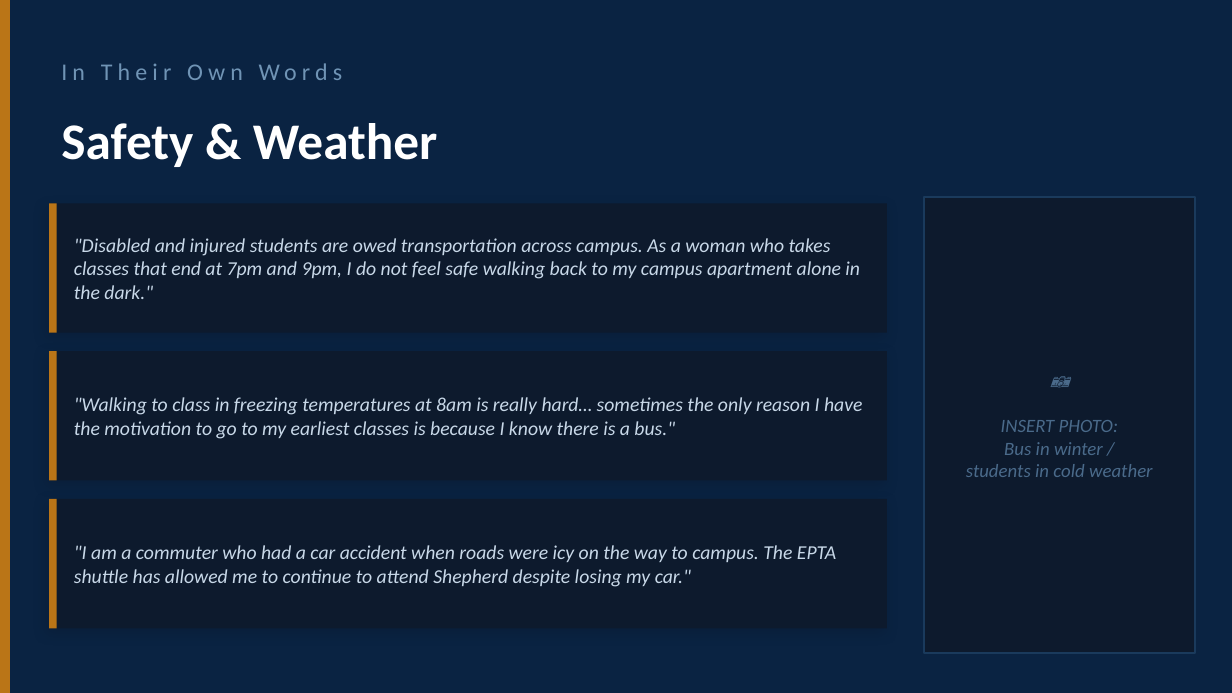
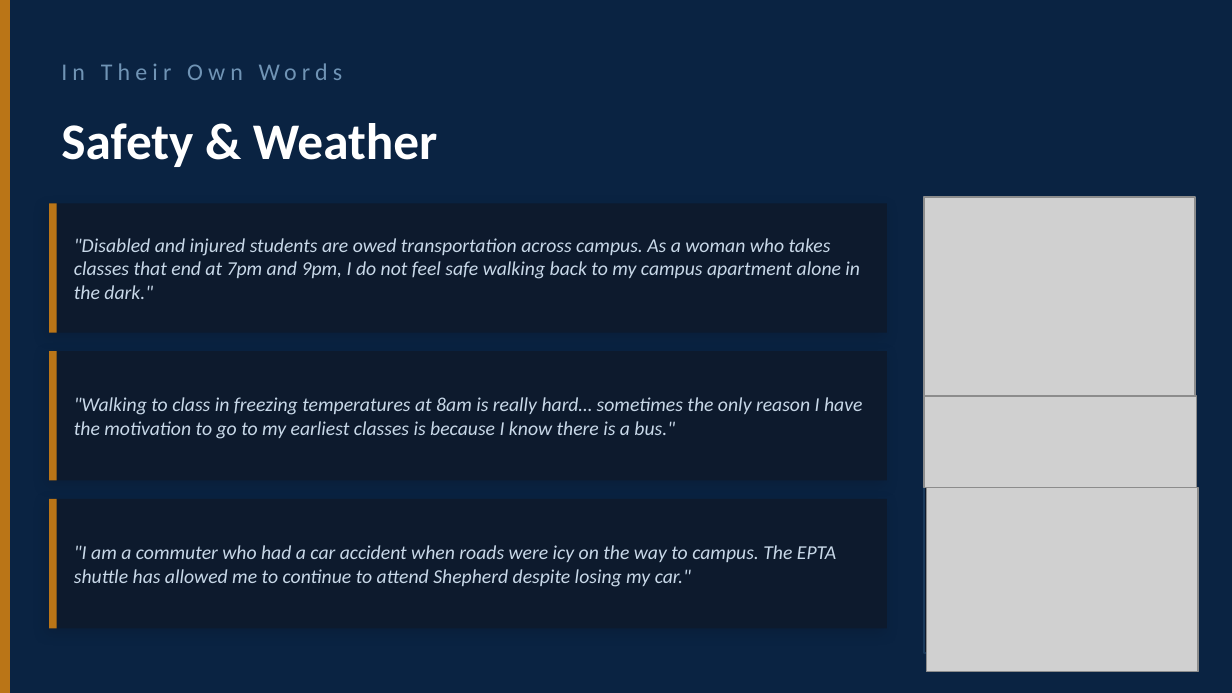
Before and after one commit to meekerwv-boop/Epta_Capstone, a slide deck: slide 17 of EPTA/EPTA_Funding_Case_2025.pptx (slide 14 before the commit). Drawn at 1232x693 pixels with LibreOffice and Linux fonts; fonts in the diff are those of the drawing; grey boxes stand for pictures. Boxes give left, top, right and bottom in pixels: in the first picture for what was removed or moved away, otherwise in the second. Text is boxed around its words. In the diff, an @@ line names an element or a change of style, - is before the commit and + after.

```diff
--- a/EPTA/EPTA_Funding_Case_2025.pptx
+++ b/EPTA/EPTA_Funding_Case_2025.pptx
@@ picture added at (x1=924, y1=197, x2=1195, y2=395) @@
@@ picture added at (x1=924, y1=395, x2=1196, y2=487) @@
@@ text removed at (x1=966, y1=420, x2=1153, y2=477) @@
-📷
-INSERT PHOTO:
-Bus in winter /
-students in cold weather
@@ picture added at (x1=926, y1=488, x2=1199, y2=673) @@
```
Also in this commit, not shown: 12 other slides changed, 4 slides added, 2 slides removed, 6 other files.
